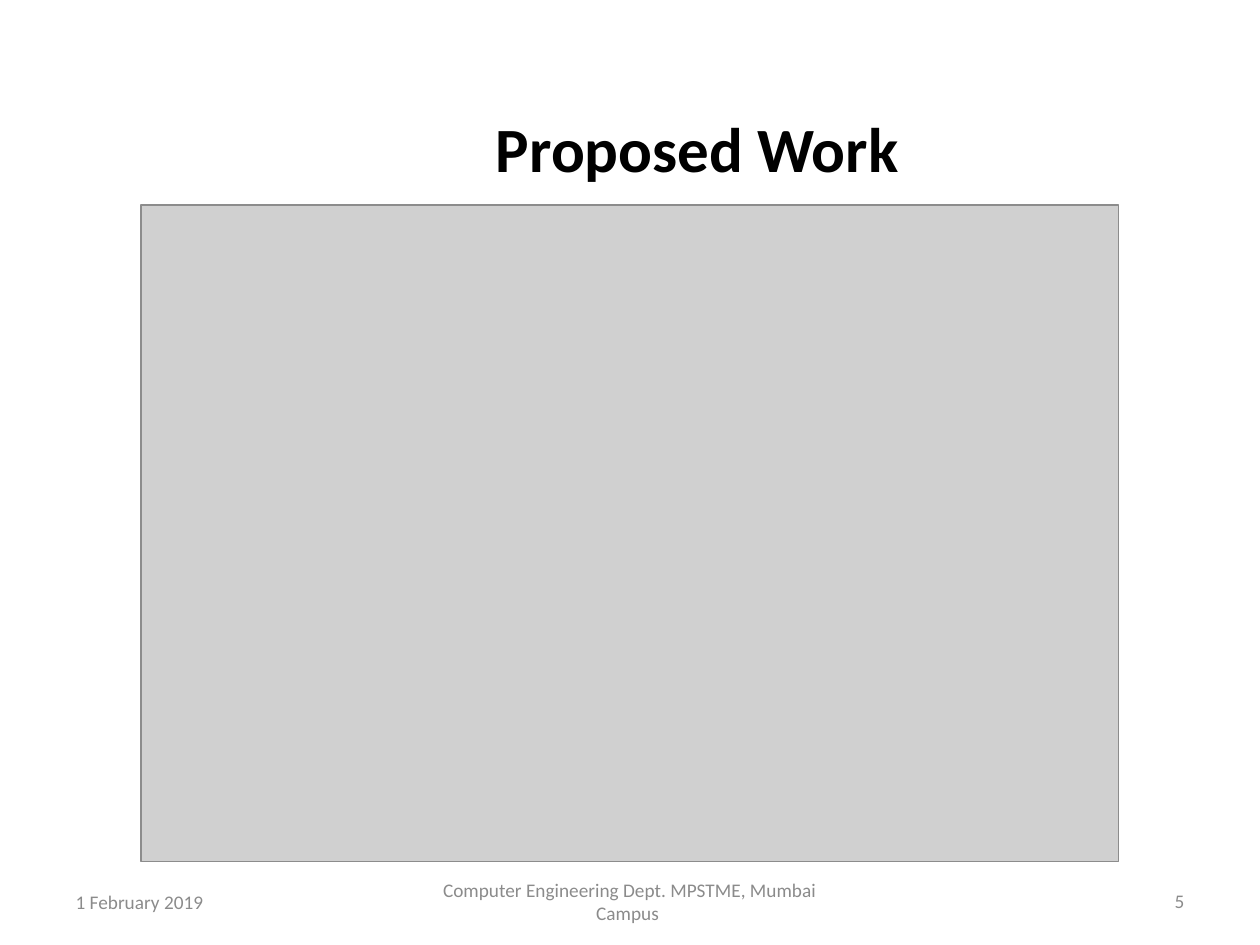
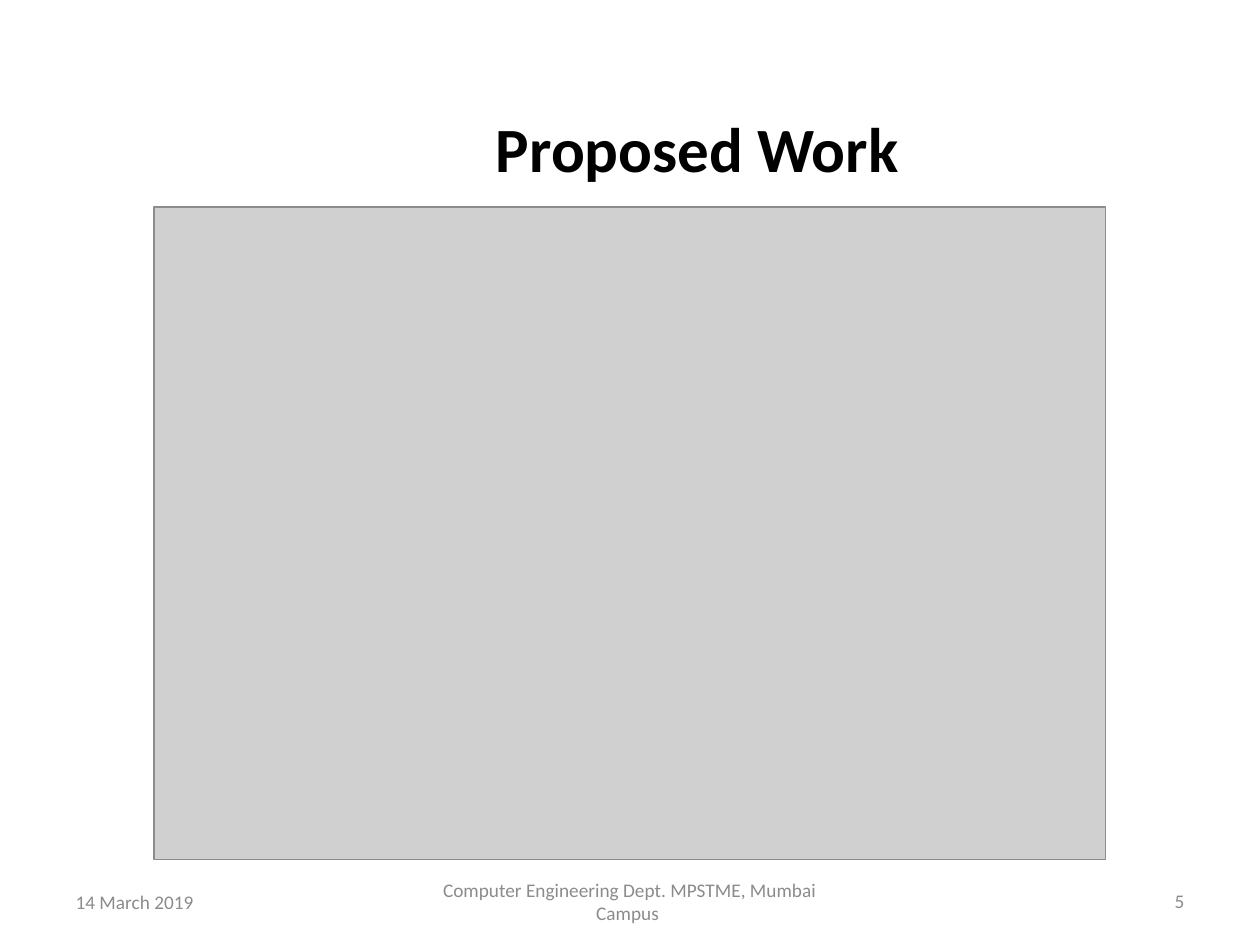
Before and after one commit to TeeeJaey/SignatureVerifier, a slide deck: slide 5 of PPT/B002_ProjectPPT.pptx. Drawn at 1260x945 pixels with LibreOffice and Linux fonts; fonts in the diff are those of the drawing; grey boxes stand for pictures; background and template pictures are left out. Boxes give left, top, right and bottom in pixels: in the first picture for what was removed or moved away, otherwise in the second. Text is boxed around its words. In the diff, an @@ line names an element or a change of style, - is before the commit and + after.

```diff
--- a/PPT/B002_ProjectPPT.pptx
+++ b/PPT/B002_ProjectPPT.pptx
@@ picture: place and size @@
-picture at (141,205,1119,862)
+picture at (154,207,1105,859)
@@ text at (76,896,193,909): text changed @@
-1 February 2019
+14 March 2019
```
Also in this commit, not shown: 23 other slides changed, 2 slides added, 1 slide removed, 6 other files.
